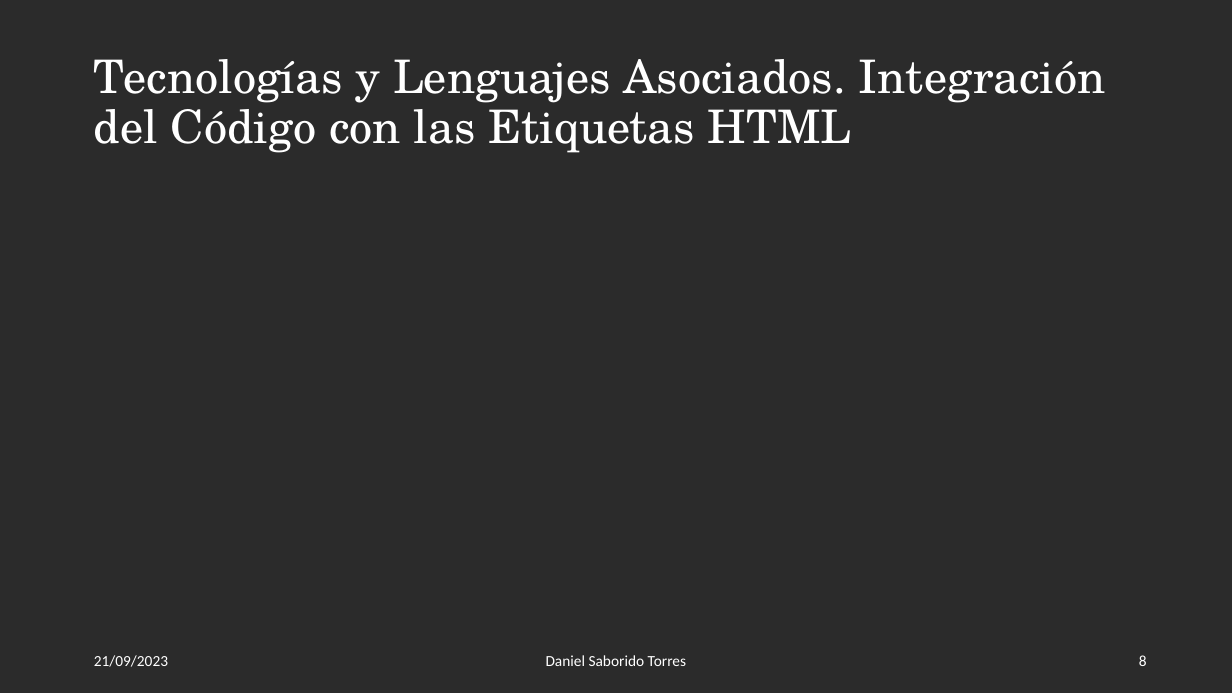
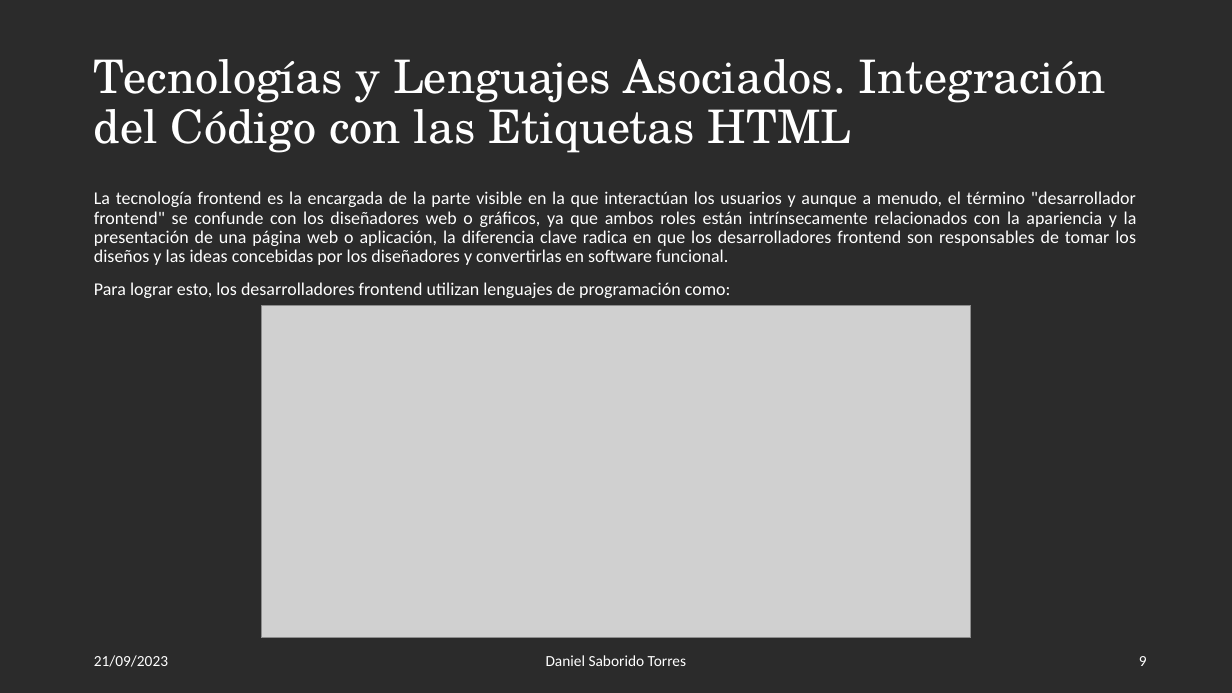
Before and after one commit to DanielSaborido/2-DAW, a slide deck: slide 9 of DWECliente/P1_SaboridoTorresDaniel_DWEC.pptx (slide 8 before the commit). Drawn at 1232x693 pixels with LibreOffice and Linux fonts; fonts in the diff are those of the drawing; grey boxes stand for pictures; background and template pictures are left out; a plain dark background stands for a picture behind light text. Boxes give left, top, right and bottom in pixels: in the first picture for what was removed or moved away, otherwise in the second. Text is boxed around its words. In the diff, an @@ line names an element or a change of style, - is before the commit and + after.

```diff
--- a/DWECliente/P1_SaboridoTorresDaniel_DWEC.pptx
+++ b/DWECliente/P1_SaboridoTorresDaniel_DWEC.pptx
@@ text added at box(94, 191, 1137, 298), 14 pt, text #FFFFFF @@
+La tecnología frontend es la encargada de la parte visible en la que interactúan los usuarios y aunque a menudo, el término "desarrollador frontend" se confunde con los diseñadores web o gráficos, ya que ambos roles están intrínsecamente relacionados con la apariencia y la presentación de una página web o aplicación, la diferencia clave radica en que los desarrolladores frontend son responsables de tomar los diseños y las ideas concebidas por los diseñadores y convertirlas en software funcional.
+Para lograr esto, los desarrolladores frontend utilizan lenguajes de programación como:
@@ picture added at box(262, 305, 971, 638) @@
@@ page number at box(1139, 656, 1147, 666): text changed @@
-8
+9
```
Also in this commit, not shown: 3 other slides changed, 1 slide removed, 1 other file.
